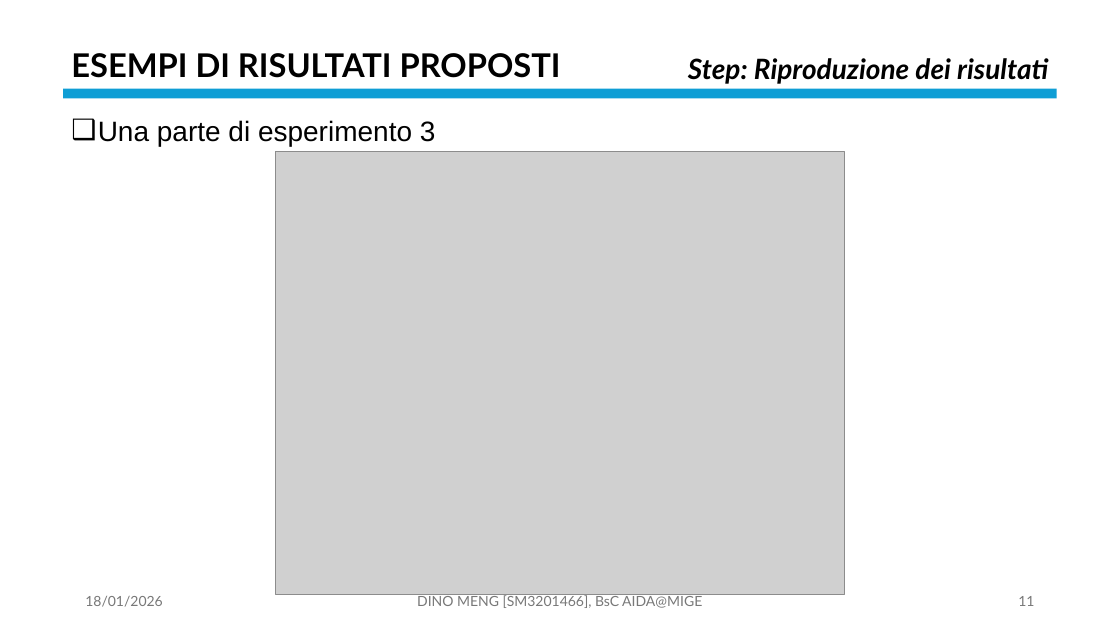
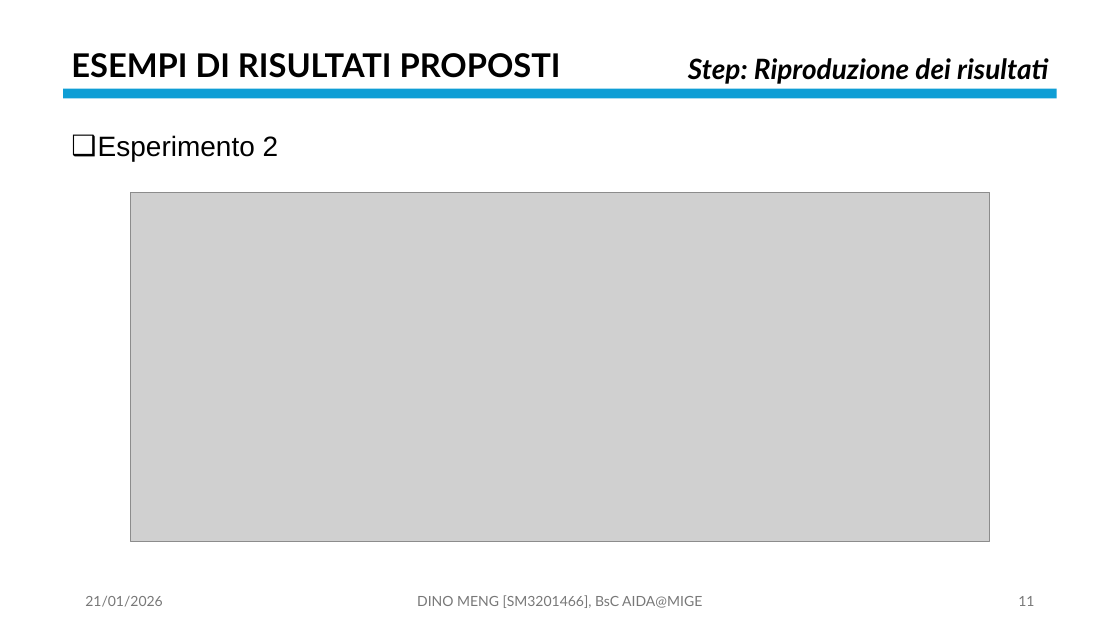
Before and after one commit to OdinMeng/AIDA-UNIVERSITY-NOTES-2025-2026, a slide deck: slide 11 of Complex Systems/project/PresentationPROJECTSM3201466.pptx. Drawn at 1120x630 pixels with LibreOffice and Linux fonts; fonts in the diff are those of the drawing; grey boxes stand for pictures. Boxes give left, top, right and bottom in pixels: in the first picture for what was removed or moved away, otherwise in the second. Text is boxed around its words. In the diff, an @@ line names an element or a change of style, - is before the commit and + after.

Commit message:
dispensa sistemi complessi: modificato la figure delle curve di livello di Lotka-Volterra, progetto sistemi complessi: slide pressoché finali

```diff
--- a/Complex Systems/project/PresentationPROJECTSM3201466.pptx
+++ b/Complex Systems/project/PresentationPROJECTSM3201466.pptx
@@ text removed at [98,120,436,146] @@
-❑ Una parte di esperimento 3
@@ text added at [98,135,279,161], 24 pt, text #000000 @@
+❑ Esperimento 2
@@ picture: place and size @@
-picture at [276,152,844,595]
+picture at [130,192,990,541]
@@ text at [85,596,162,607]: text changed @@
-18/01/2026
+21/01/2026
```
Also in this commit, not shown: 38 other slides changed, 1 slide added, 1 slide removed, 5 other files.
